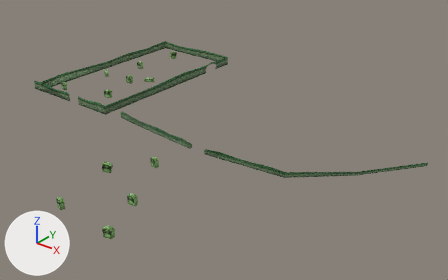
An edit to the OBJ model models/walls.obj, drawn before and after from the same camera.
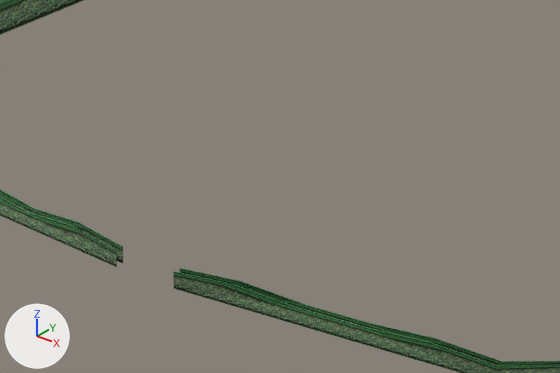
The first picture shows the older version from a camera (50 mm lens) standing at (384.0, -236.0, 202.0) and looking at (125.0, 87.0, 1.0). The close-ups show both versions on the part from 36% to 67% of the width and 30% to 63% of the height of that picture; other places that the commit changed are outside them. The axes (+X, +Y, +Z) are drawn at lower left. The lights are the same throughout. Where no turn or scale is listed for an object, it has been applied to the vertices.

Names of what the first close-up shows: 'mansion_cource.123_mansion_cource.023'.
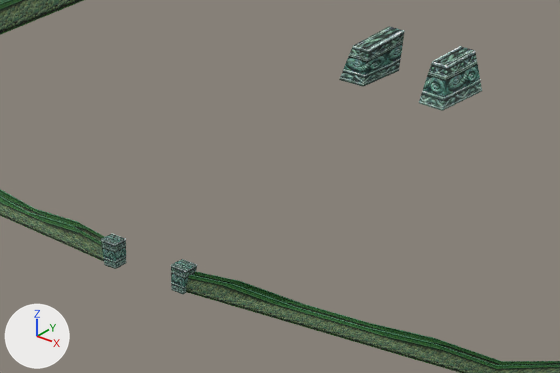
Changed parts and their boxes [x1, y1, x2, y2] in the close-ups (560 x 373 px):
'mansion_cource.014', added
    after: [101, 26, 482, 294]

The edits, one by one:
Picture 'reri1.png' (img_reri1_png) is new.
Material 'material_13.001' (mat_material_13_001) is new.
Uses the picture img_reri1_png.
Mesh me_mansion_cource_014 is new.
It has 32 vertices, 36 faces and spans x 125.7..149.1, y 42.8..125.4, z 13.0..30.6.
It uses material mat_material_13_001.
Object 'mansion_cource.014' (ob_mansion_cource_014) is new; it shows me_mansion_cource_014.
Its location is (0.0, 0.0, 0.0).
